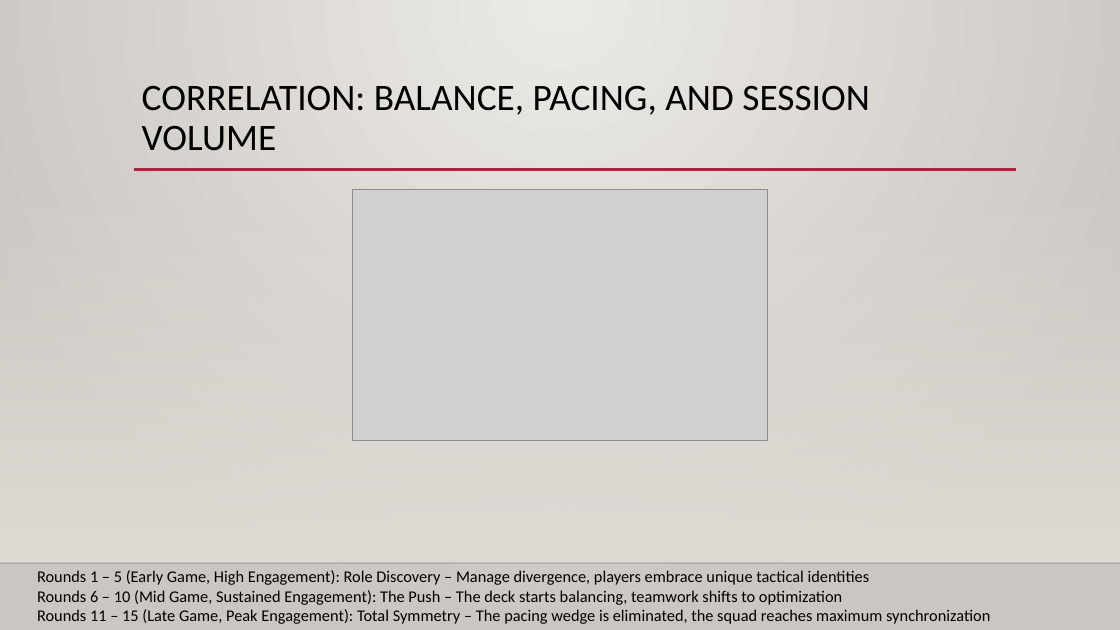
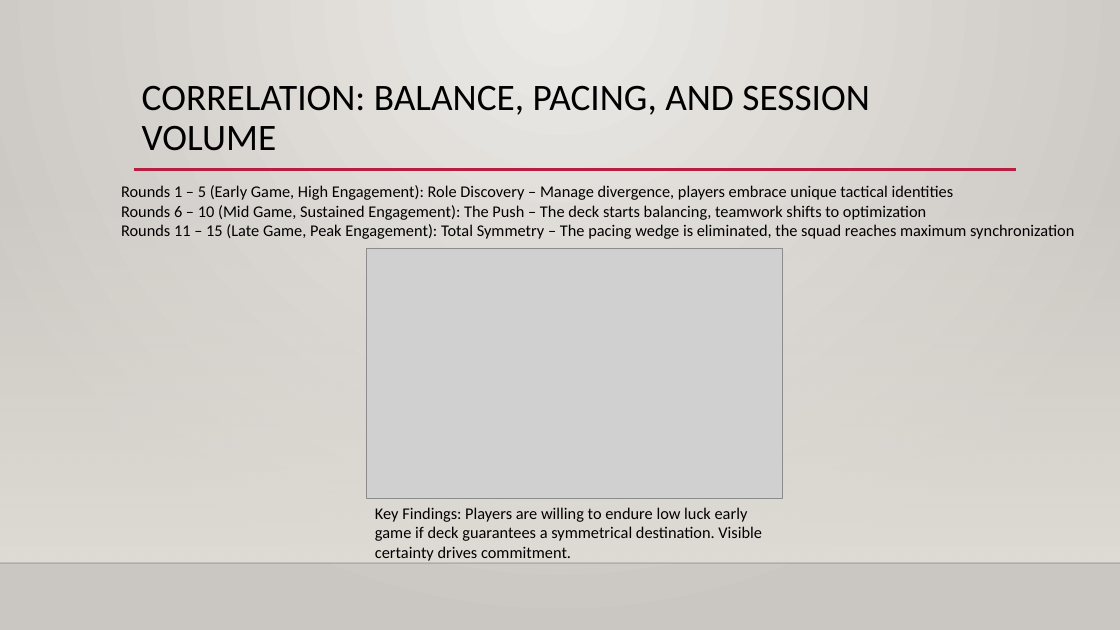
Before and after one commit to SiddPlus/FMPGame, a slide deck: slide 6 of GDC Talk.pptx. Drawn at 1120x630 pixels with LibreOffice and Linux fonts; fonts in the diff are those of the drawing; grey boxes stand for pictures; background and template pictures are left out. Boxes give left, top, right and bottom in pixels: in the first picture for what was removed or moved away, otherwise in the second. Text is boxed around its words. In the diff, an @@ line names an element or a change of style, - is before the commit and + after.

```diff
--- a/GDC Talk.pptx
+++ b/GDC Talk.pptx
@@ text "Rounds 1 – 5 (Early ...": place and size @@
-text "Rounds 1 – 5 (Early ..." at (37, 570, 990, 624)
+text "Rounds 1 – 5 (Early ..." at (121, 185, 1074, 239)
@@ picture: place and size @@
-picture at (352, 190, 767, 440)
+picture at (367, 249, 782, 499)
@@ text added at (375, 507, 762, 561), 14 pt, text #000000 @@
+Key Findings: Players are willing to endure low luck early game if deck guarantees a symmetrical destination. Visible certainty drives commitment.
```
Also in this commit, not shown: 3 other slides changed, 1 other file.
